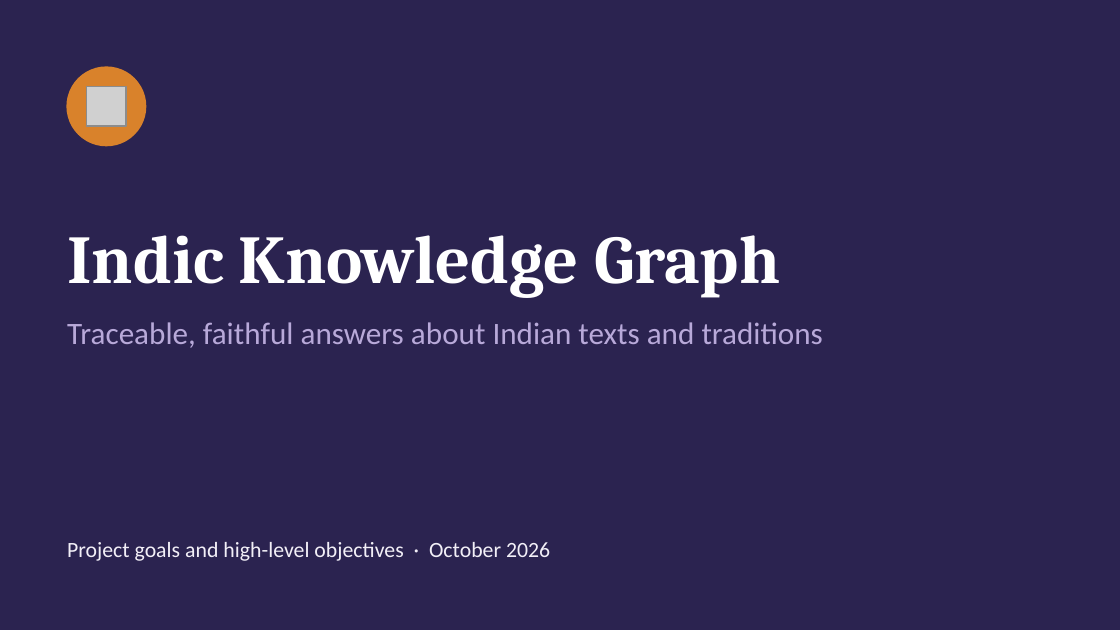
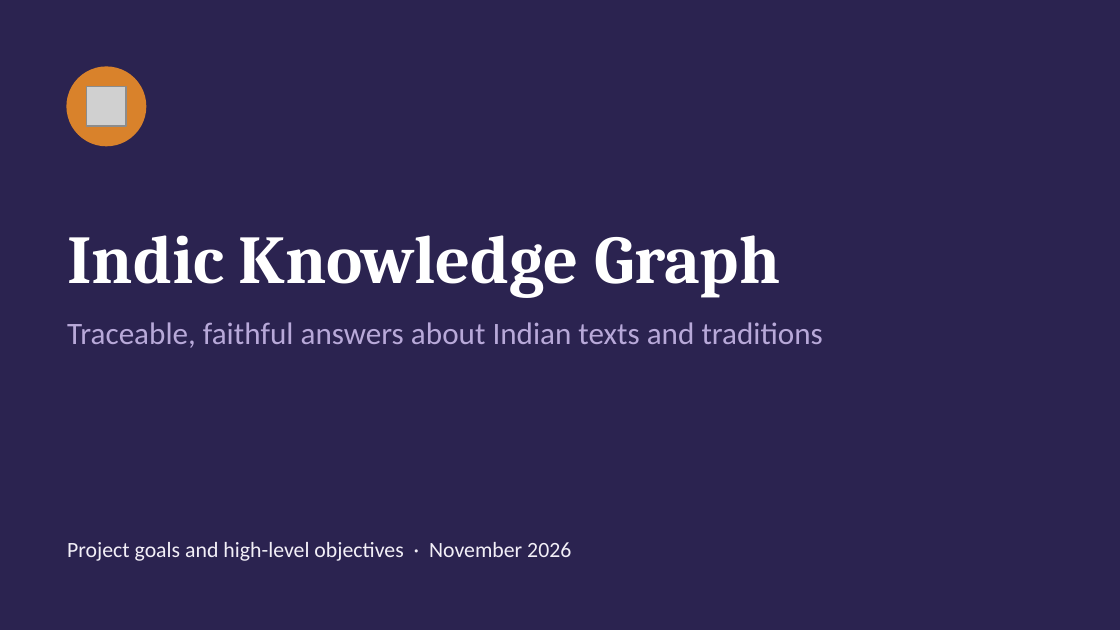
Before and after one commit to vkonda2000/indic-knowledge-graph, a slide deck: slide 1 of docs/slides/ikg-project-goals.pptx. Drawn at 1120x630 pixels with LibreOffice and Linux fonts; fonts in the diff are those of the drawing; grey boxes stand for pictures. Boxes give left, top, right and bottom in pixels: in the first picture for what was removed or moved away, otherwise in the second. Text is boxed around its words. In the diff, an @@ line names an element or a change of style, - is before the commit and + after.

```diff
--- a/docs/slides/ikg-project-goals.pptx
+++ b/docs/slides/ikg-project-goals.pptx
@@ text at (67, 542, 571, 561): text changed @@
-Project goals and high-level objectives · October 2026
+Project goals and high-level objectives · November 2026
```
Also in this commit, not shown: 3 other slides changed, 1 slide added, 1 other file.
